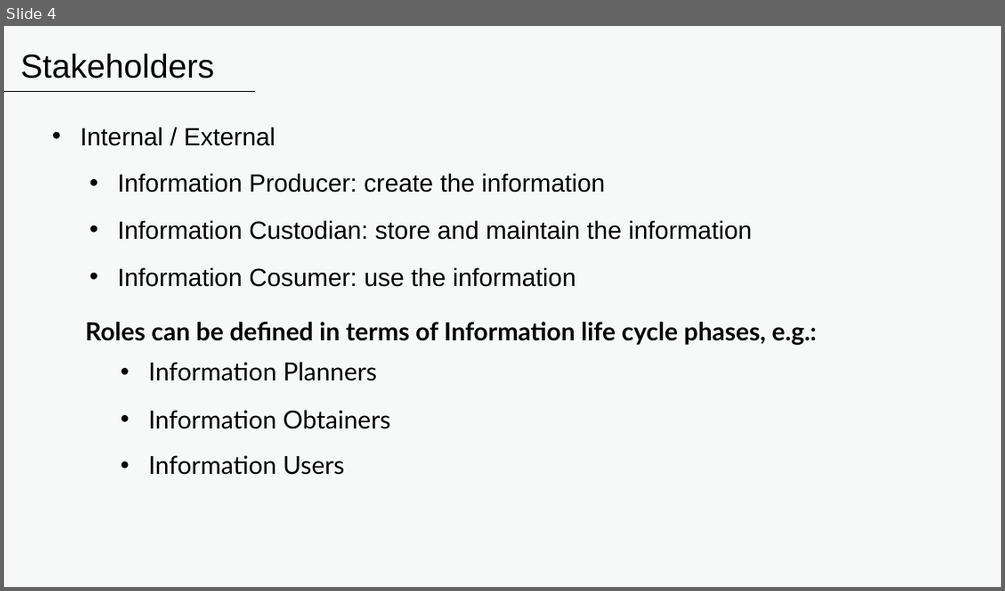
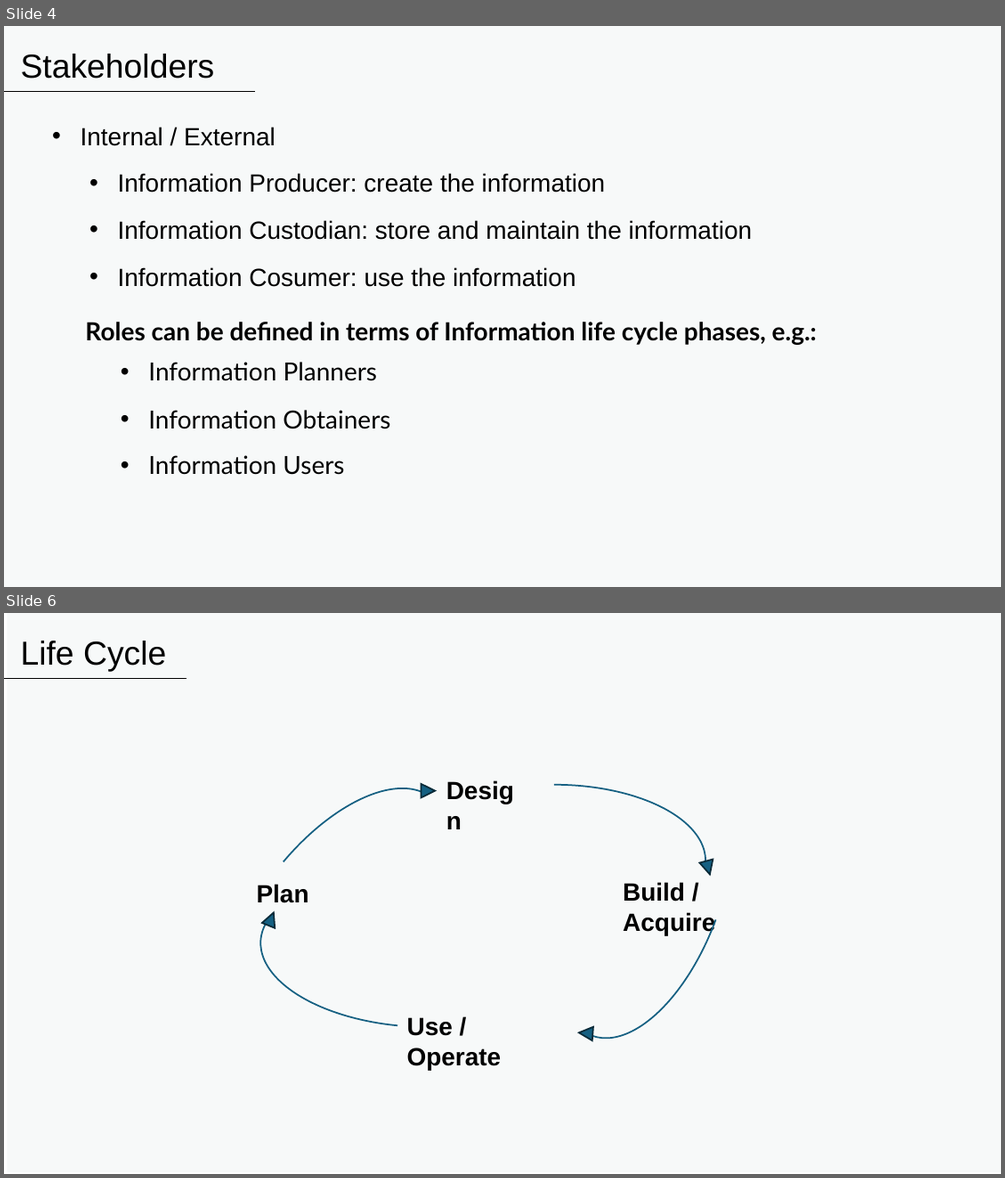
Before and after one commit to aryfarahs/PUCPR, a slide deck: 3Periodo/InfoTechMngmt/Information Enabler.pptx. Shown one above the other, each under a label of ours: slide 4 before the commit, slides 4 and 6 after it; the slides between them are not shown. The pictures are 1005x591 and 1005x1178 pixels, drawn with LibreOffice and Linux fonts; fonts in the diff are those of the drawing. Boxes give left, top, right and bottom in pixels: in the first picture for what was removed or moved away, otherwise in the second. Text is boxed around its words. In the diff, an @@ line names an element or a change of style, - is before the commit and + after.

```diff
--- a/3Periodo/InfoTechMngmt/Information Enabler.pptx
+++ b/3Periodo/InfoTechMngmt/Information Enabler.pptx
@@ slide 6 added at box(4, 613, 1001, 1174), background #FFFFFF @@
@@ rectangle added at box(7, 613, 1001, 1172), fill #F7F9F9 @@
@@ text added at box(21, 641, 166, 671), 32 pt, text #000000 @@
+Life Cycle
@@ line added from (4, 678) to (186, 678), #000000 1.5 pt @@
@@ arc (boxed as its full ellipse) added at box(520, 725, 769, 1062), outline #156082 1.5 pt @@
@@ arc (boxed as its full ellipse) added at box(184, 750, 491, 1083), outline #156082 1.5 pt @@
@@ text added at box(439, 771, 533, 809), 24 pt, text #000000, bold @@
+Design
@@ arc (boxed as its full ellipse) added at box(403, 785, 705, 938), outline #156082 1.5 pt @@
@@ triangle added at box(421, 784, 435, 797), fill #156082, outline #092A39 1.5 pt @@
@@ arc (boxed as its full ellipse) added at box(256, 864, 568, 1036), outline #156082 1.5 pt @@
@@ triangle added at box(699, 859, 716, 876), fill #156082, outline #092A39 1.5 pt @@
@@ text added at box(257, 884, 309, 903), 24 pt, text #000000, bold @@
+Plan
@@ text added at box(623, 882, 715, 935), 24 pt, text #000000, bold @@
+Build / Acquire
@@ triangle added at box(262, 910, 280, 927), fill #156082, outline #092A39 1.5 pt @@
@@ text added at box(407, 1017, 502, 1070), 24 pt, text #000000, bold @@
+Use / Operate
@@ triangle added at box(579, 1026, 593, 1040), fill #156082, outline #092A39 1.5 pt @@
```
Also in this commit, not shown: 4 other slides added, 1 slide removed.
